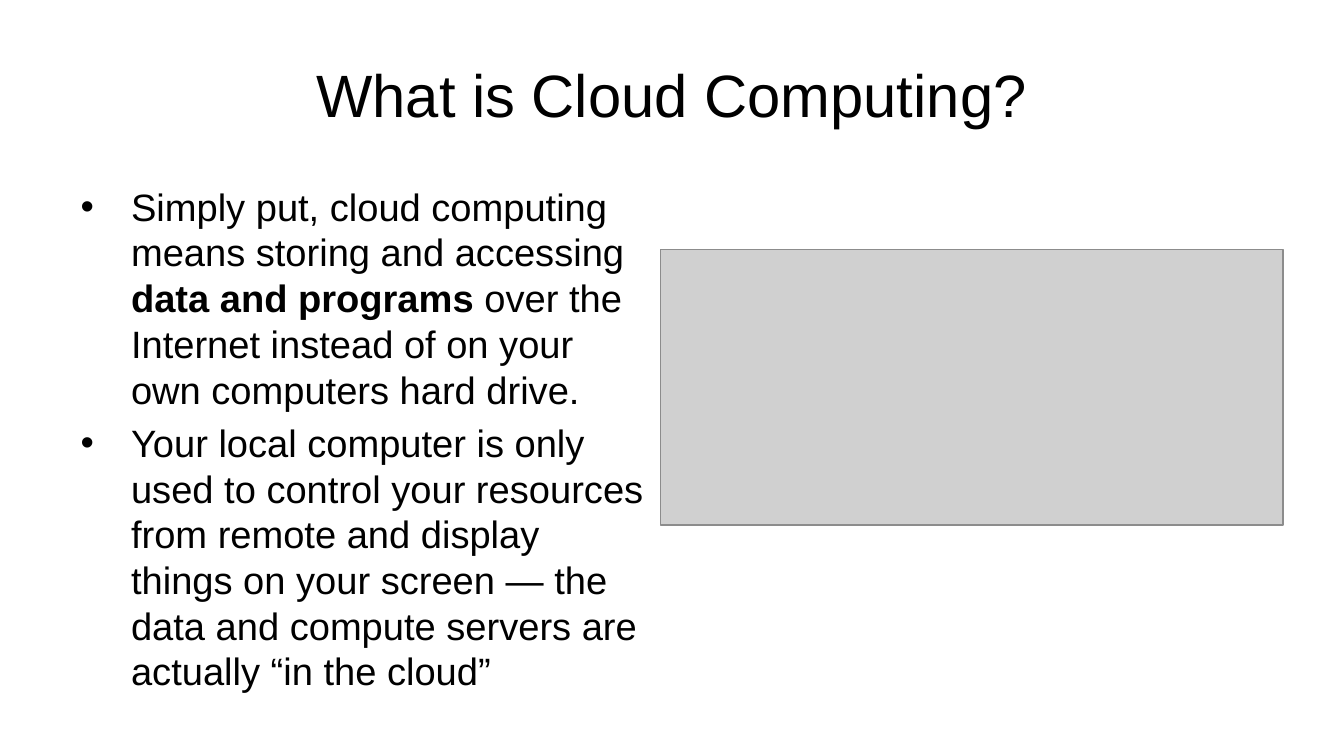
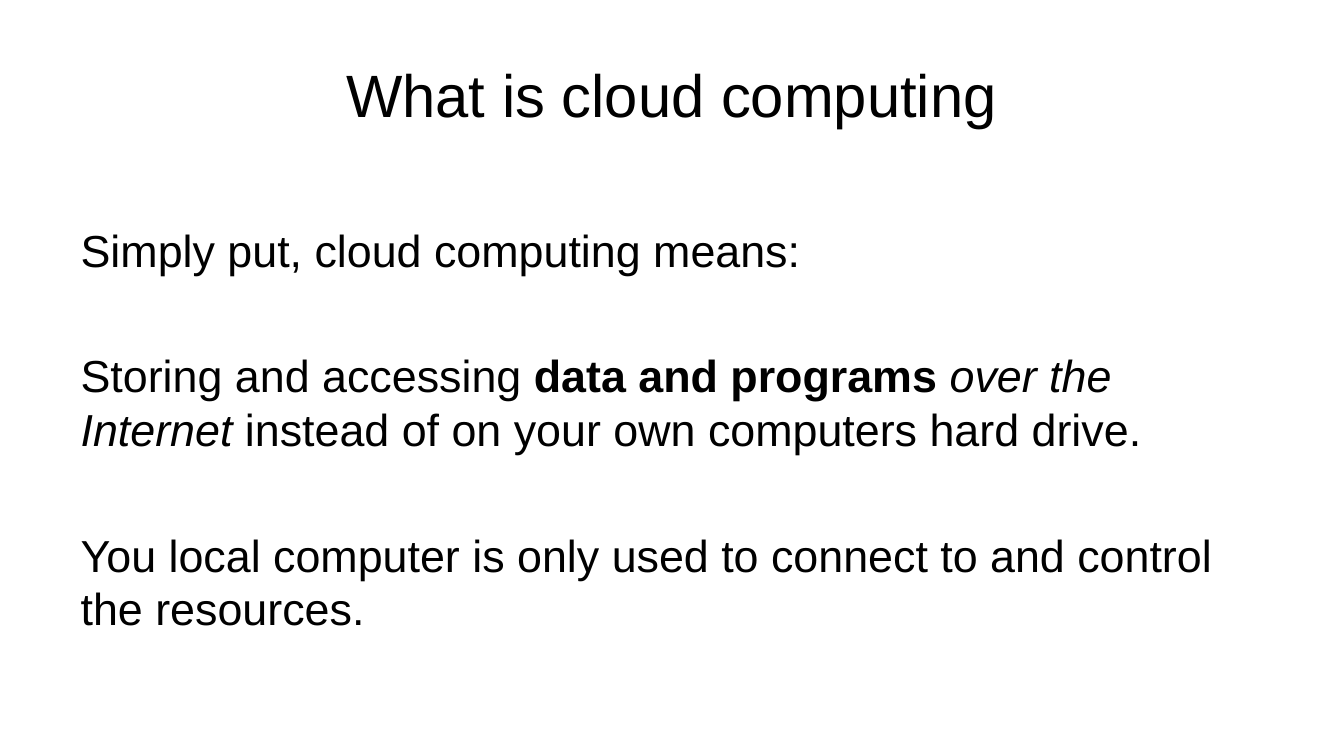
Before and after one commit to NeCTAR-RC/nectar-training, a slide deck: slide 17 of package01/slides.pptx (slide 15 before the commit). Drawn at 1344x756 pixels with LibreOffice and Linux fonts; fonts in the diff are those of the drawing; grey boxes stand for pictures; background and template pictures are left out. Boxes give left, top, right and bottom in pixels: in the first picture for what was removed or moved away, otherwise in the second. Text is boxed around its words. In the diff, an @@ line names an element or a change of style, - is before the commit and + after.

```diff
--- a/package01/slides.pptx
+++ b/package01/slides.pptx
@@ title at (346, 73, 997, 128): text changed @@
-What is Cloud Computing?
+What is cloud computing
@@ text at (81, 234, 1211, 626): text changed; size 20.4 to 24 pt @@
-• Simply put, cloud computing means storing and accessing data and programs over the Internet instead of on your own computers hard drive.
-• Your local computer is only used to control your resources from remote and display things on your screen — the data and compute servers are actually “in the cloud”
+Simply put, cloud computing means:
+Storing and accessing data and programs over the Internet instead of on your own computers hard drive.
+You local computer is only used to connect to and control the resources.
@@ picture removed at (661, 250, 1284, 526) @@
```
Also in this commit, not shown: 22 other slides changed, 2 slides added, 12 other files.
